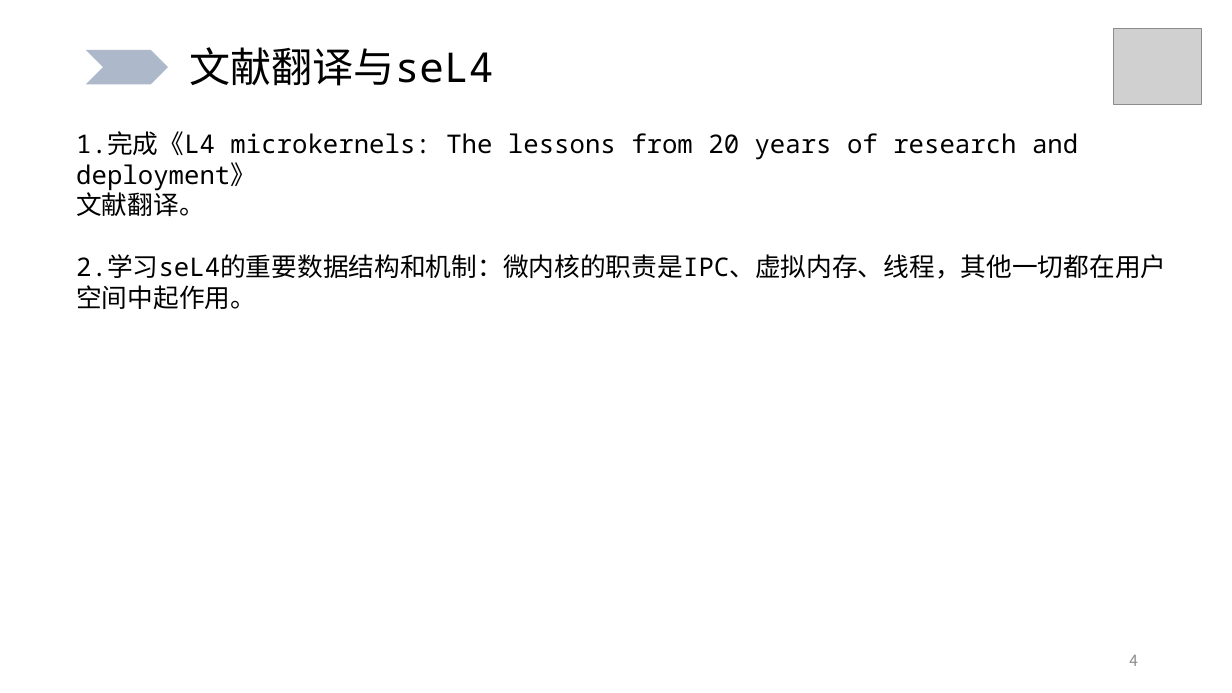
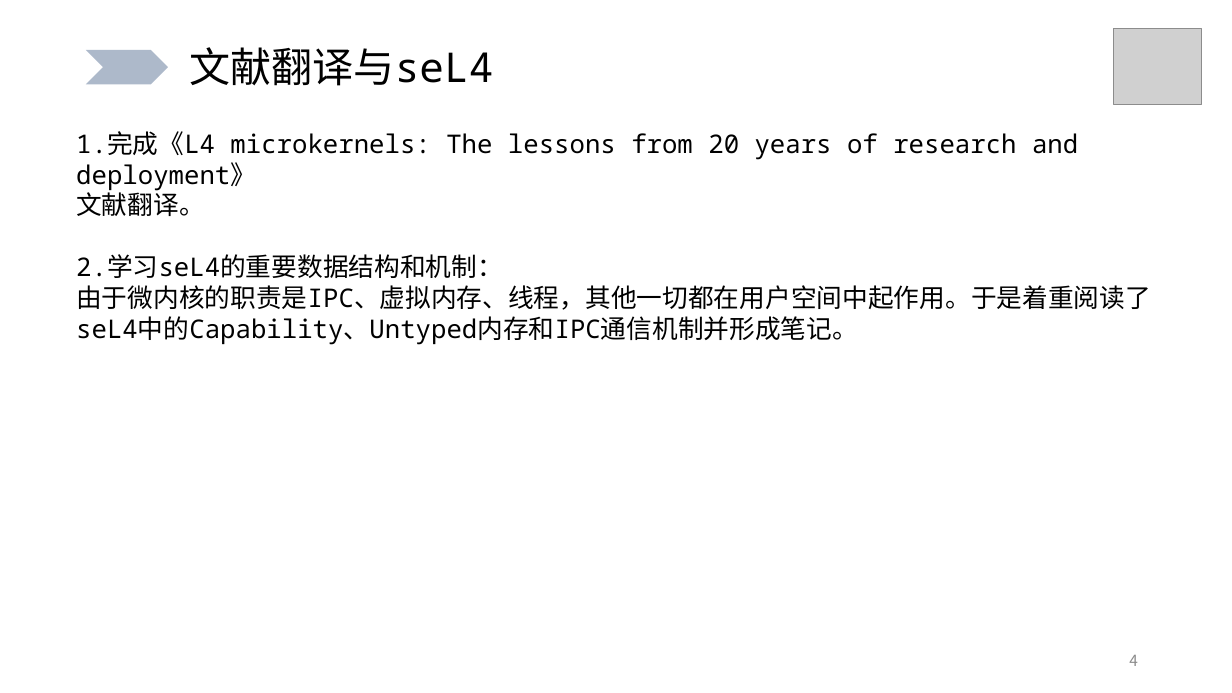
Before and after one commit to BIT-CWH/UndergraduateGraduationProject-2024-BIT-CWH, a slide deck: slide 4 of 中期报告-04-08.pptx. Drawn at 1232x693 pixels with LibreOffice and Linux fonts; fonts in the diff are those of the drawing; grey boxes stand for pictures; background and template pictures are left out. Boxes give left, top, right and bottom in pixels: in the first picture for what was removed or moved away, otherwise in the second. Text is boxed around its words. In the diff, an @@ line names an element or a change of style, - is before the commit and + after.

```diff
--- a/中期报告-04-08.pptx
+++ b/中期报告-04-08.pptx
@@ text at bbox=[76, 254, 1151, 345]: text changed @@
-2.学习seL4的重要数据结构和机制：微内核的职责是IPC、虚拟内存、线程，其他一切都在用户空间中起作用。
+2.学习seL4的重要数据结构和机制：
+由于微内核的职责是IPC、虚拟内存、线程，其他一切都在用户空间中起作用。于是着重阅读了seL4中的Capability、Untyped内存和IPC通信机制并形成笔记。
```
Also in this commit, not shown: 3 other slides changed, 1 slide removed, 2 other files.
